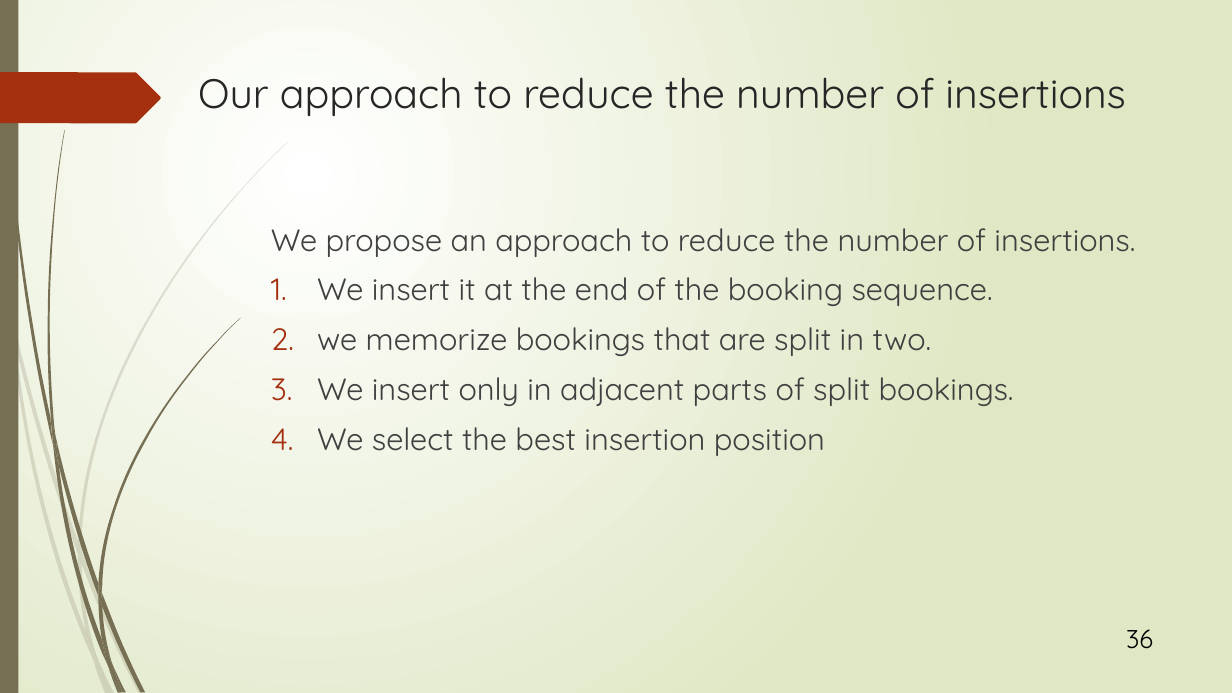
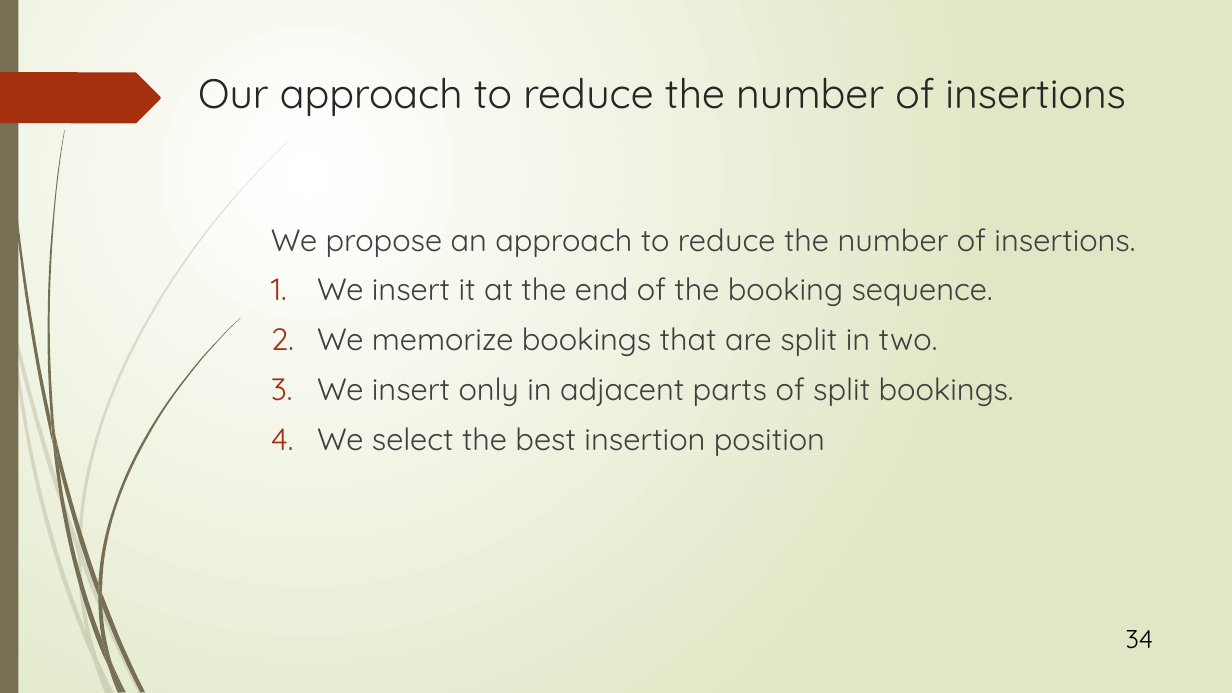
Before and after one commit to r-kurosu/kline_new, a slide deck: slide 34 of 竹田.pptx (slide 36 before the commit). Drawn at 1232x693 pixels with LibreOffice and Linux fonts; fonts in the diff are those of the drawing. Boxes give left, top, right and bottom in pixels: in the first picture for what was removed or moved away, otherwise in the second. Text is boxed around its words. In the diff, an @@ line names an element or a change of style, - is before the commit and + after.

```diff
--- a/竹田.pptx
+++ b/竹田.pptx
@@ text at [317,327,938,356]: text changed @@
-2. we memorize bookings that are split in two.
+2. We memorize bookings that are split in two.
@@ page number at [1126,630,1154,649]: text changed @@
-36
+34
```
Also in this commit, not shown: 26 other slides changed.
